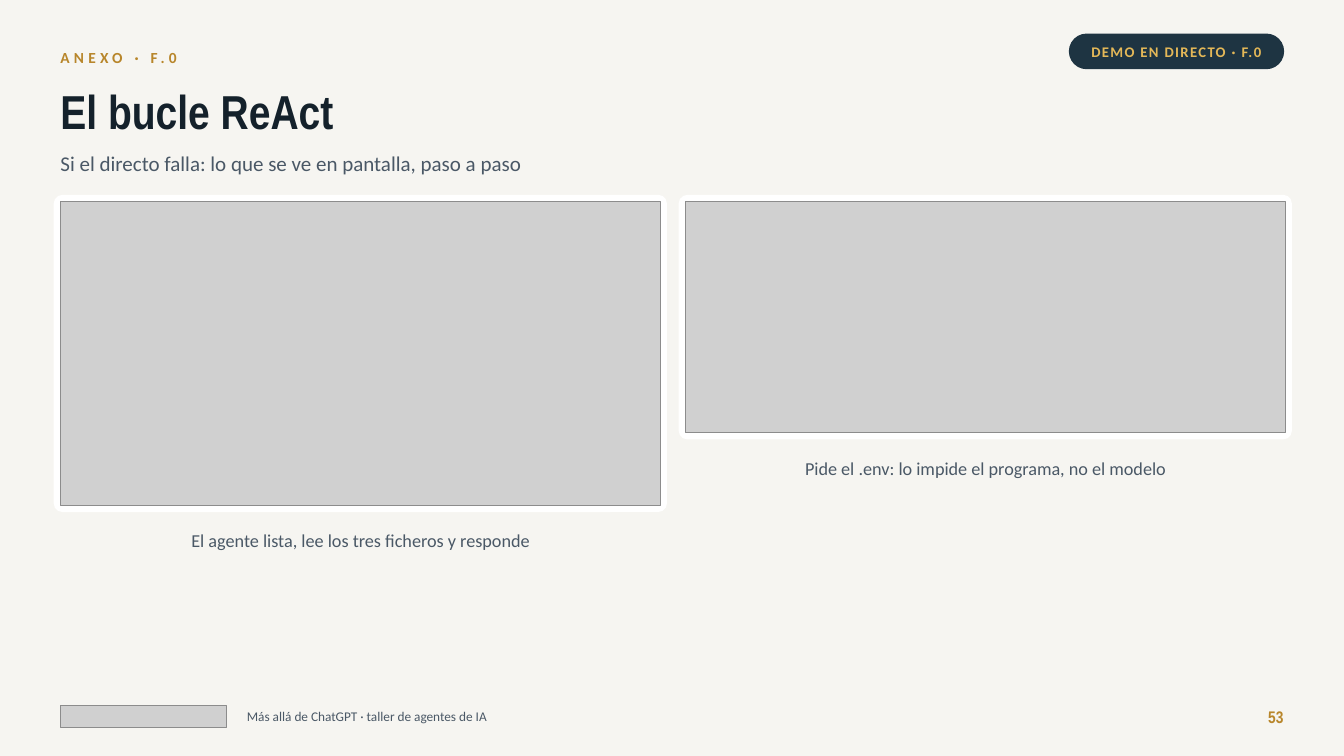
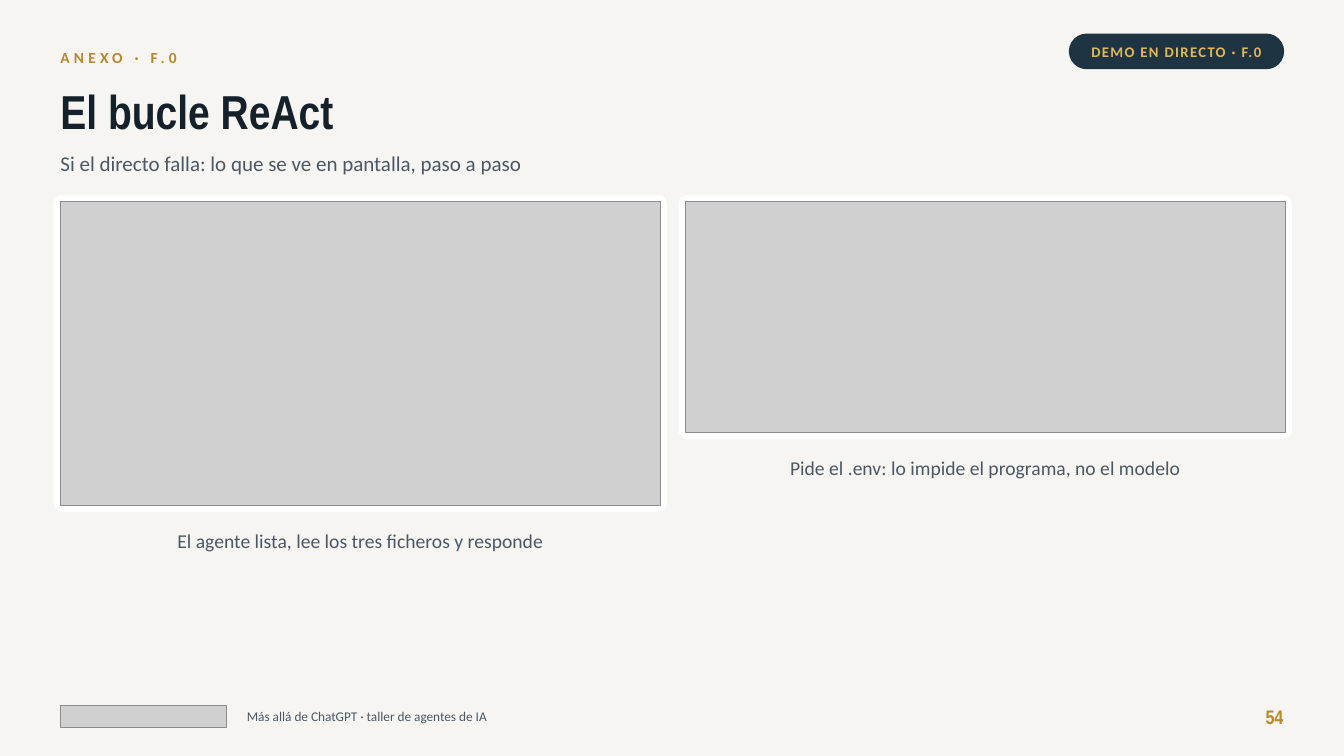
Before and after one commit to jlasherasTracasa/taller_semana_ia_2026, a slide deck: slide 54 of presentacion/taller-agentes-ia.pptx (slide 53 before the commit). Drawn at 1344x756 pixels with LibreOffice and Linux fonts; fonts in the diff are those of the drawing; grey boxes stand for pictures. Boxes give left, top, right and bottom in pixels: in the first picture for what was removed or moved away, otherwise in the second. Text is boxed around its words. In the diff, an @@ line names an element or a change of style, - is before the commit and + after.

```diff
--- a/presentacion/taller-agentes-ia.pptx
+++ b/presentacion/taller-agentes-ia.pptx
@@ text "Pide el .env: lo impide ..." at (790,461,1180,479): size 13 to 14 pt @@
@@ text "El agente lista, lee los ..." at (177,534,543,552): size 13 to 14 pt @@
@@ text at (1266,710,1284,724): text changed; size 12 to 14 pt @@
-53
+54
```
Also in this commit, not shown: 53 other slides changed, 1 slide added, 2 other files.
